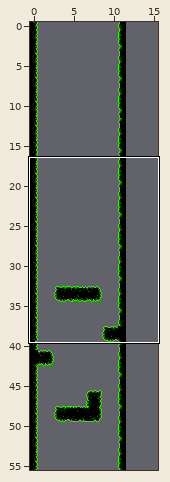
A Tiled map gets an edit: tiled/tmx/green/green_first.tmx. Above: a wide view before the commit, with the close-up outlined.
Close-up. Earlier state:
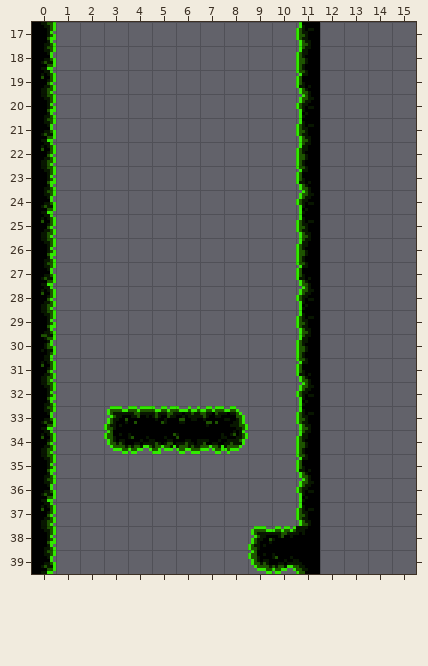
Cells are 8x8 px. Shown: x 0..15, y 17..39. The commit also changed other parts of the map, which this record leaves out. The old version is drawn lined up with the new one.
Once edited:
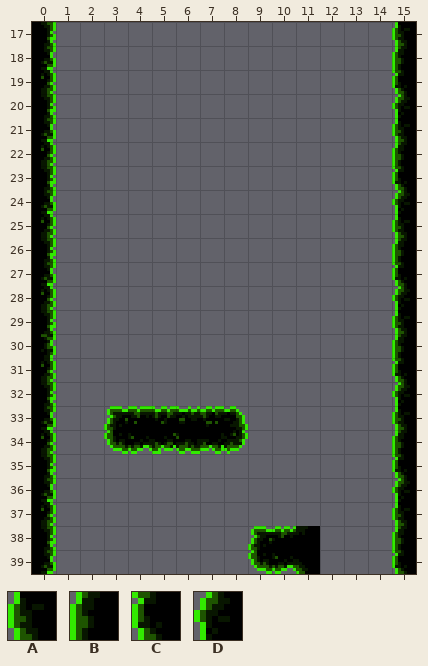
Key: from "tiles_green": A 18, B 36, C 54, D 72.
_ is an empty cell.
Diff:
map size 12x56 -> 16x56 cells
Layer "border":
y 17: x 11 A -> _; x 15 _ -> A
y 18: x 11 B -> _; x 15 _ -> B
y 19: x 11 C -> _; x 15 _ -> C
y 20: x 11 D -> _; x 15 _ -> D
y 21: x 11 A -> _; x 15 _ -> A
y 22: x 11 B -> _; x 15 _ -> B
y 23: x 11 C -> _; x 15 _ -> C
y 24: x 11 D -> _; x 15 _ -> D
y 25: x 11 A -> _; x 15 _ -> A
y 26: x 11 B -> _; x 15 _ -> B
y 27: x 11 C -> _; x 15 _ -> C
y 28: x 11 D -> _; x 15 _ -> D
y 29: x 11 A -> _; x 15 _ -> A
y 30: x 11 B -> _; x 15 _ -> B
y 31: x 11 C -> _; x 15 _ -> C
y 32: x 11 D -> _; x 15 _ -> D
y 33: x 11 A -> _; x 15 _ -> A
y 34: x 11 B -> _; x 15 _ -> B
y 35: x 11 C -> _; x 15 _ -> C
y 36: x 11 D -> _; x 15 _ -> D
y 37: x 11 A -> _; x 15 _ -> A
y 38: x 15 _ -> B
y 39: x 15 _ -> C
Boxes around the changes in both close-ups, in picture pixels (x1, y1, x2, y2):
removed: (296, 22, 320, 526)
added: (392, 22, 416, 574)
